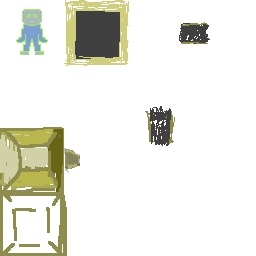
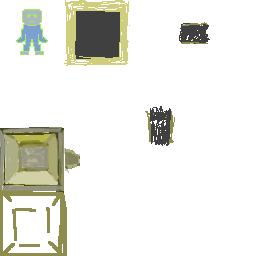
Layers edited between the first and the second w=256, h=256 image:
added layer "Paint Layer 1" above "Door" over [0, 127, 64, 193]
